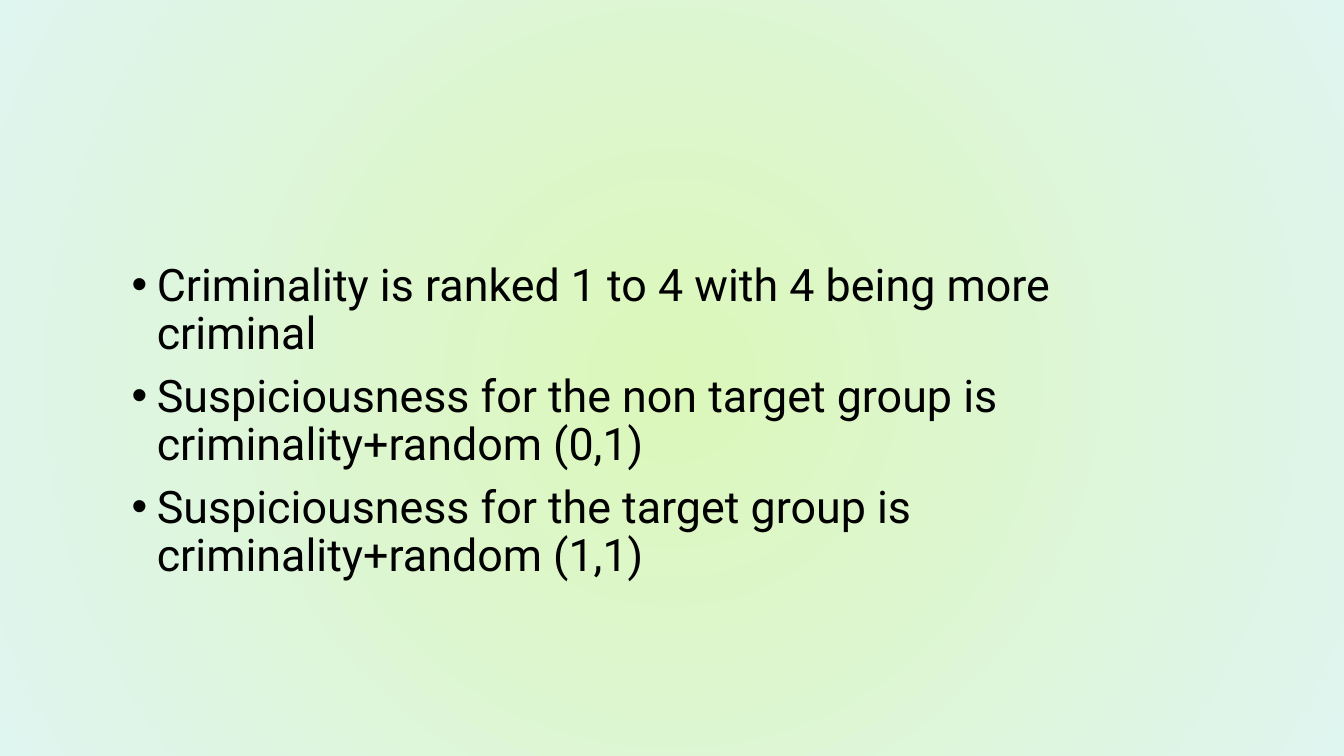
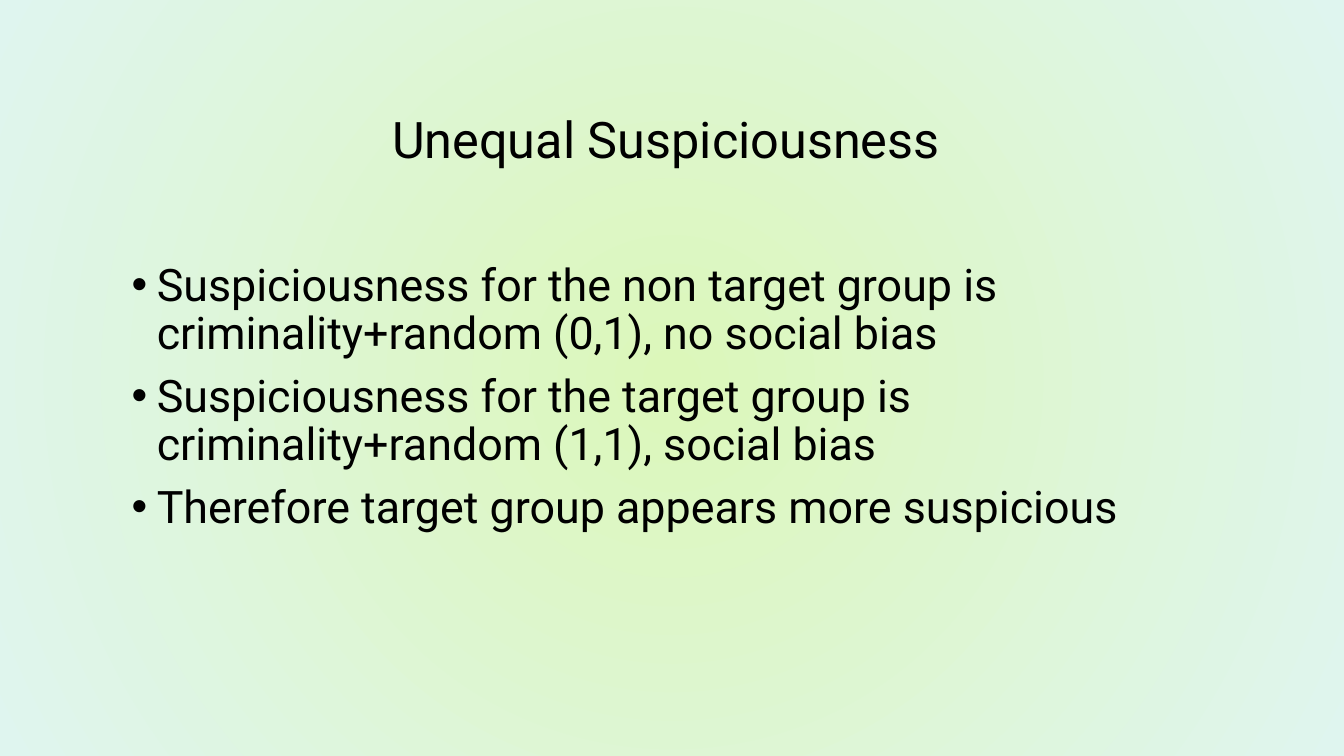
Before and after one commit to Kgatliffe/Alethea, a slide deck: slide 6 of Alethea11June2019.pptx (slide 7 before the commit). Drawn at 1344x756 pixels with LibreOffice and Linux fonts; fonts in the diff are those of the drawing; background and template pictures are left out. Boxes give left, top, right and bottom in pixels: in the first picture for what was removed or moved away, otherwise in the second. Text is boxed around its words. In the diff, an @@ line names an element or a change of style, - is before the commit and + after.

Commit message:
Add Random set

```diff
--- a/Alethea11June2019.pptx
+++ b/Alethea11June2019.pptx
@@ title added at (392, 120, 940, 169), 36 pt, text #000000 @@
+Unequal Suspiciousness
@@ text at (157, 267, 1118, 533): text changed @@
-• Criminality is ranked 1 to 4 with 4 being more criminal
-• Suspiciousness for the non target group is criminality+random (0,1)
-• Suspiciousness for the target group is criminality+random (1,1)
+• Suspiciousness for the non target group is criminality+random (0,1), no social bias
+• Suspiciousness for the target group is criminality+random (1,1), social bias
+• Therefore target group appears more suspicious
```
Also in this commit, not shown: 5 other slides changed, 2 slides added, 35 other files.
